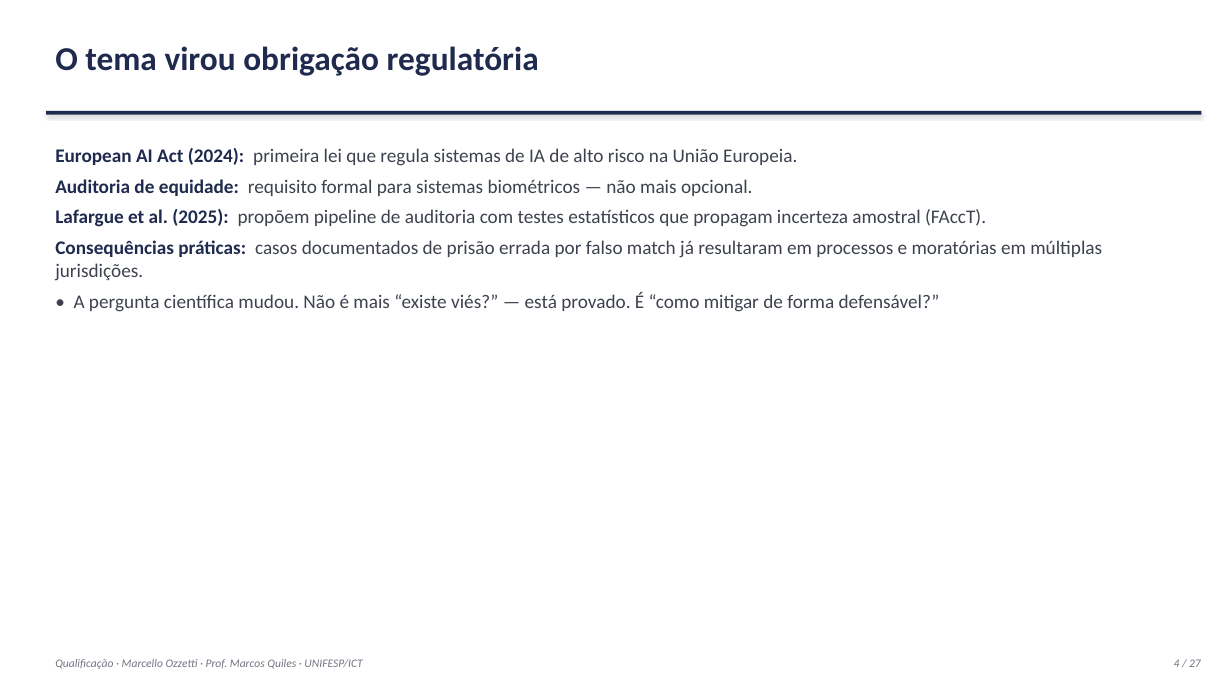
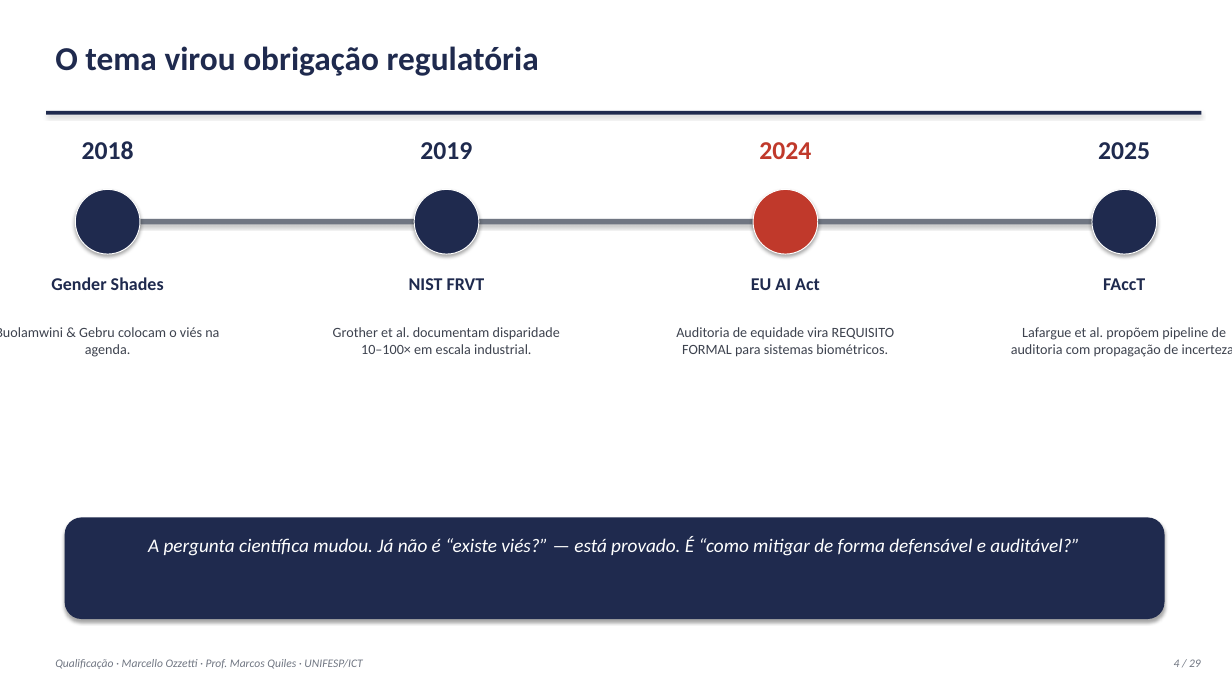
Before and after one commit to marcellozzetti/Facial-Recognition-Models-Mitigating-Bias, a slide deck: slide 4 of docs/ativo/material_qualificacao_2026-09-30.pptx. Drawn at 1232x693 pixels with LibreOffice and Linux fonts; fonts in the diff are those of the drawing. Boxes give left, top, right and bottom in pixels: in the first picture for what was removed or moved away, otherwise in the second. Text is boxed around its words. In the diff, an @@ line names an element or a change of style, - is before the commit and + after.

```diff
--- a/docs/ativo/material_qualificacao_2026-09-30.pptx
+++ b/docs/ativo/material_qualificacao_2026-09-30.pptx
@@ text removed at (55, 148, 1102, 312) @@
-European AI Act (2024): primeira lei que regula sistemas de IA de alto risco na União Europeia.
-Auditoria de equidade: requisito formal para sistemas biométricos — não mais opcional.
-Lafargue et al. (2025): propõem pipeline de auditoria com testes estatísticos que propagam incerteza amostral (FAccT).
-Consequências práticas: casos documentados de prisão errada por falso match já resultaram em processos e moratórias em múltiplas jurisdições.
-• A pergunta científica mudou. Não é mais “existe viés?” — está provado. É “como mitigar de forma defensável?”
@@ text added at (82, 141, 134, 159), 20 pt, text #1F2A4E, bold @@
+2018
@@ text added at (420, 142, 472, 159), 20 pt, text #1F2A4E, bold @@
+2019
@@ text added at (759, 142, 811, 159), 20 pt, text #C0392B, bold @@
+2024
@@ text added at (1098, 142, 1150, 159), 20 pt, text #1F2A4E, bold @@
+2025
@@ ellipse added at (75, 189, 140, 254), fill #1F2A4E, outline #FFFFFF 0.75 pt @@
@@ ellipse added at (414, 189, 479, 254), fill #1F2A4E, outline #FFFFFF 0.75 pt @@
@@ ellipse added at (753, 189, 818, 254), fill #C0392B, outline #FFFFFF 0.75 pt @@
@@ ellipse added at (1092, 189, 1156, 254), fill #1F2A4E, outline #FFFFFF 0.75 pt @@
@@ rectangle added at (108, 219, 1125, 225), fill #707682 @@
@@ text added at (51, 277, 164, 290), 14 pt, text #1F2A4E, bold @@
+Gender Shades
@@ text added at (409, 278, 485, 290), 14 pt, text #1F2A4E, bold @@
+NIST FRVT
@@ text added at (751, 278, 820, 290), 14 pt, text #1F2A4E, bold @@
+EU AI Act
@@ text added at (1103, 278, 1145, 290), 14 pt, text #1F2A4E, bold @@
+FAccT
@@ text added at (0, 327, 219, 357), 11 pt, text #3D424E @@
+Buolamwini & Gebru colocam o viés na agenda.
@@ text added at (333, 327, 560, 354), 11 pt, text #3D424E @@
+Grother et al. documentam disparidade 10–100× em escala industrial.
@@ text added at (676, 327, 894, 357), 11 pt, text #3D424E @@
+Auditoria de equidade vira REQUISITO FORMAL para sistemas biométricos.
@@ text added at (1011, 327, 1232, 357), 11 pt, text #3D424E @@
+Lafargue et al. propõem pipeline de auditoria com propagação de incerteza.
@@ rounded rectangle added at (65, 518, 1165, 619), fill #1F2A4E @@
@@ text added at (148, 536, 1080, 556), 15 pt, text #FFFFFF, italic @@
+A pergunta científica mudou. Já não é “existe viés?” — está provado. É “como mitigar de forma defensável e auditável?”
@@ text at (1174, 659, 1201, 667): text changed @@
-4 / 27
+4 / 29
```
Also in this commit, not shown: 23 other slides changed, 3 slides added, 1 slide removed, 1 other file.
